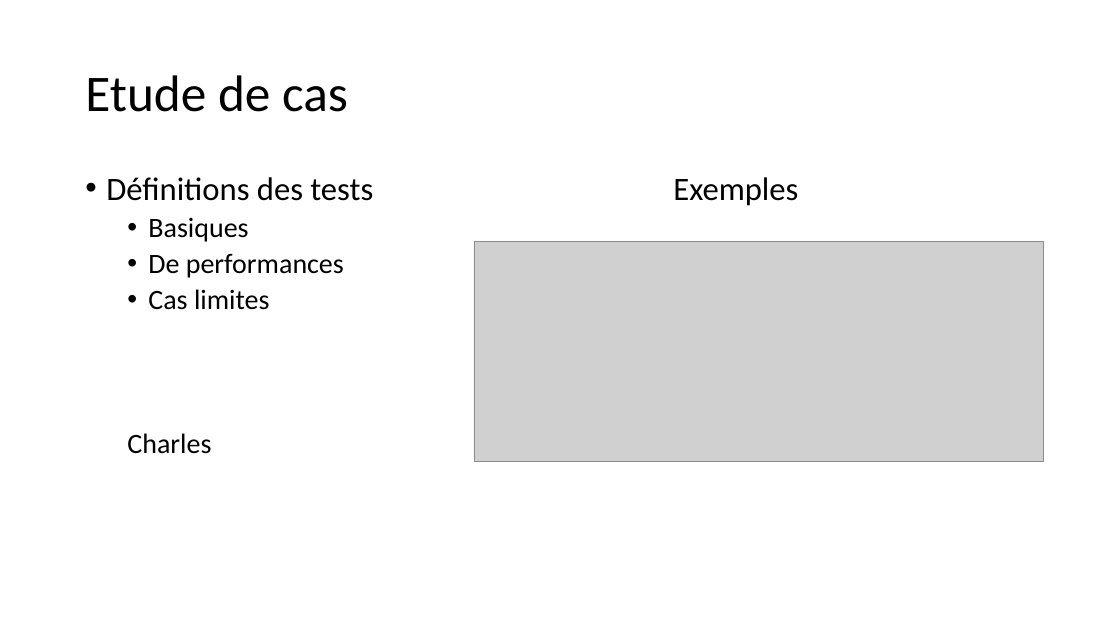
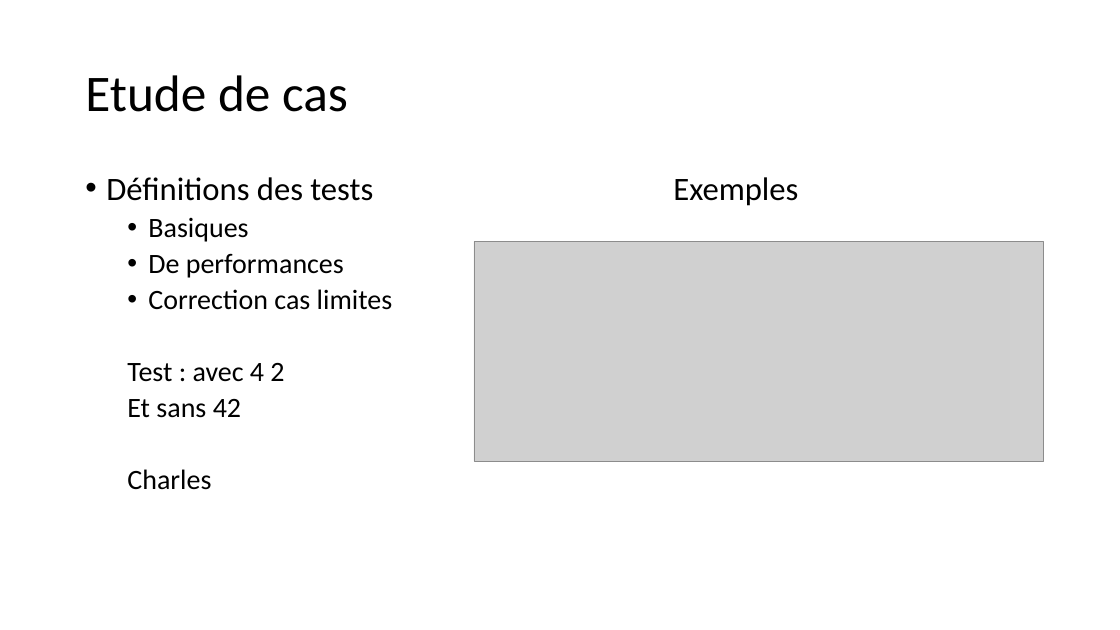
Before and after one commit to GRnice/ConcoursJuin, a slide deck: slide 12 of rapport/presentation.pptx. Drawn at 1120x630 pixels with LibreOffice and Linux fonts; fonts in the diff are those of the drawing; grey boxes stand for pictures. Boxes give left, top, right and bottom in pixels: in the first picture for what was removed or moved away, otherwise in the second. Text is boxed around its words. In the diff, an @@ line names an element or a change of style, - is before the commit and + after.

Commit message:
prez avec modif

```diff
--- a/rapport/presentation.pptx
+++ b/rapport/presentation.pptx
@@ text at [127,289,393,418]: text changed @@
-  • Cas limites
+  • Correction cas limites
+  Test : avec 4 2
+  Et sans 42
```
Also in this commit, not shown: 9 other slides changed, 3 slides added, 2 slides removed.
